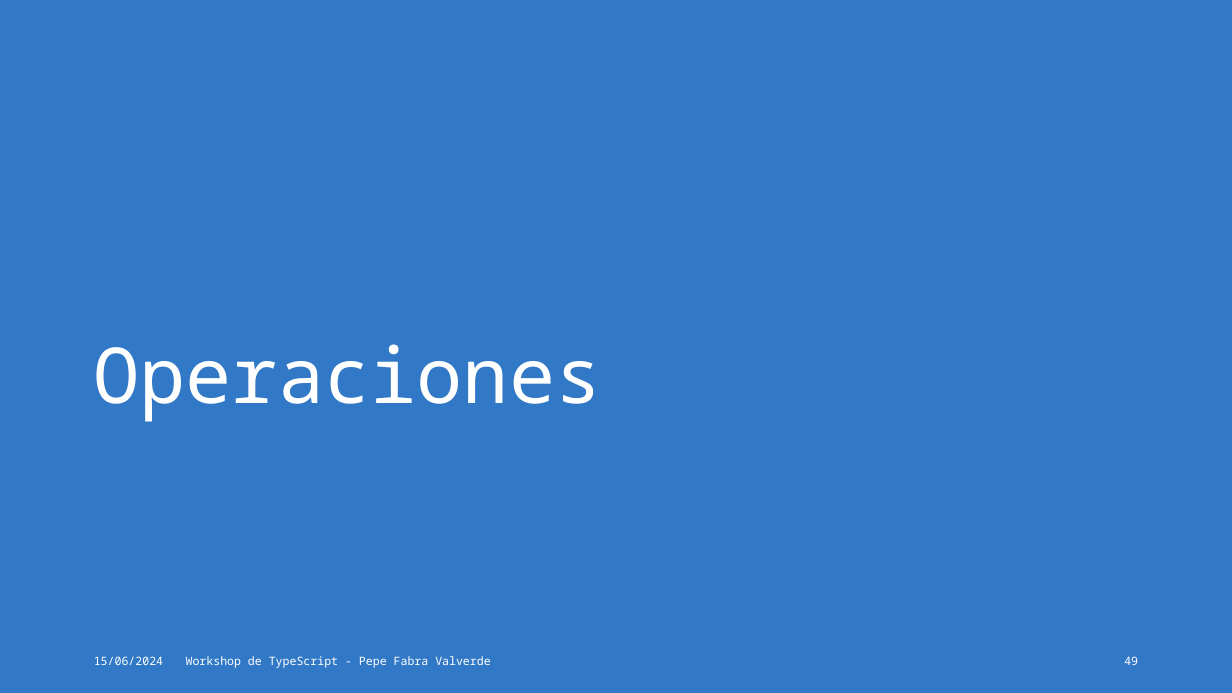
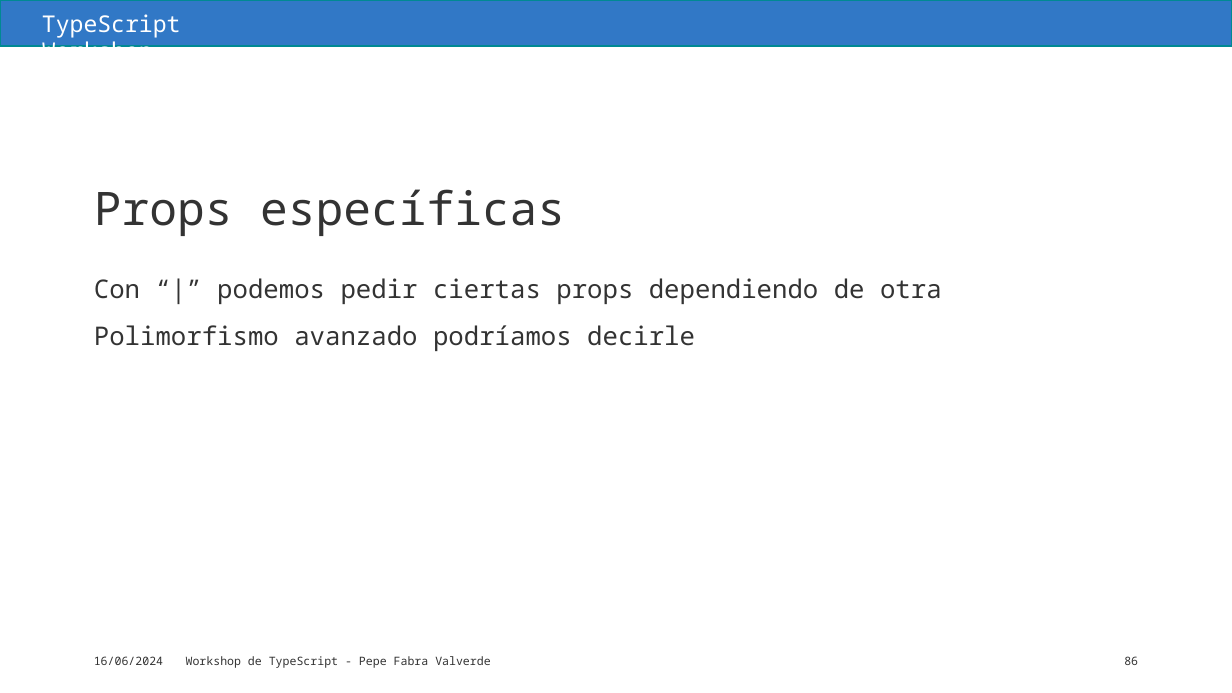
Before and after one commit to jofaval/talks-about, a slide deck: slide 86 of workshops/typescript/typescript-workshop.es.pptx (slide 49 before the commit). Drawn at 1232x693 pixels with LibreOffice and Linux fonts; fonts in the diff are those of the drawing; background and template pictures are left out. Boxes give left, top, right and bottom in pixels: in the first picture for what was removed or moved away, otherwise in the second. Text is boxed around its words. In the diff, an @@ line names an element or a change of style, - is before the commit and + after.

```diff
--- a/workshops/typescript/typescript-workshop.es.pptx
+++ b/workshops/typescript/typescript-workshop.es.pptx
@@ background #3178C6 to #FFFFFF @@
@@ rectangle added at [0, 0, 1232, 46], fill #3178C6, outline #008A94 1 pt @@
@@ text added at [42, 14, 181, 47], 18 pt, text #FFFFFF @@
+TypeScript Workshop
@@ title added at [94, 189, 565, 236], 36 pt, text #333333 @@
+Props específicas
@@ text added at [94, 278, 942, 351], 20 pt, text #333333 @@
+Con “|” podemos pedir ciertas props dependiendo de otra
+Polimorfismo avanzado podríamos decirle
@@ title removed at [93, 344, 601, 422] @@
-Operaciones
@@ text at [94, 656, 163, 665]: text changed; text colour #FFFFFF to #333333 @@
-15/06/2024
+16/06/2024
@@ text "Workshop de TypeScript - Pepe ..." at [186, 656, 490, 668]: text colour #FFFFFF to #333333 @@
@@ page number at [1124, 656, 1138, 665]: text changed; text colour #FFFFFF to #333333 @@
-49
+86
```
Also in this commit, not shown: 158 other slides changed, 57 slides added, 3 other files.
